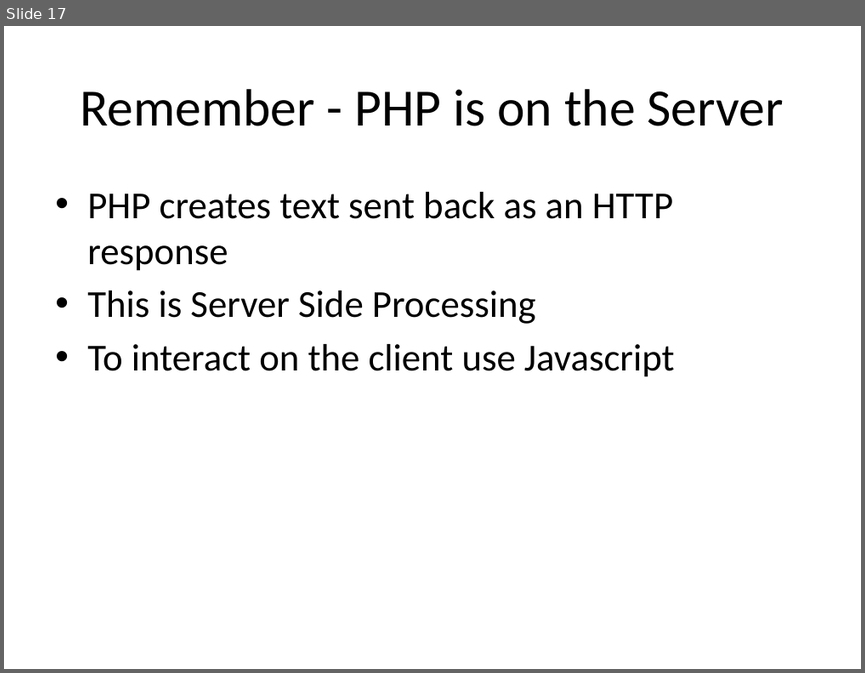
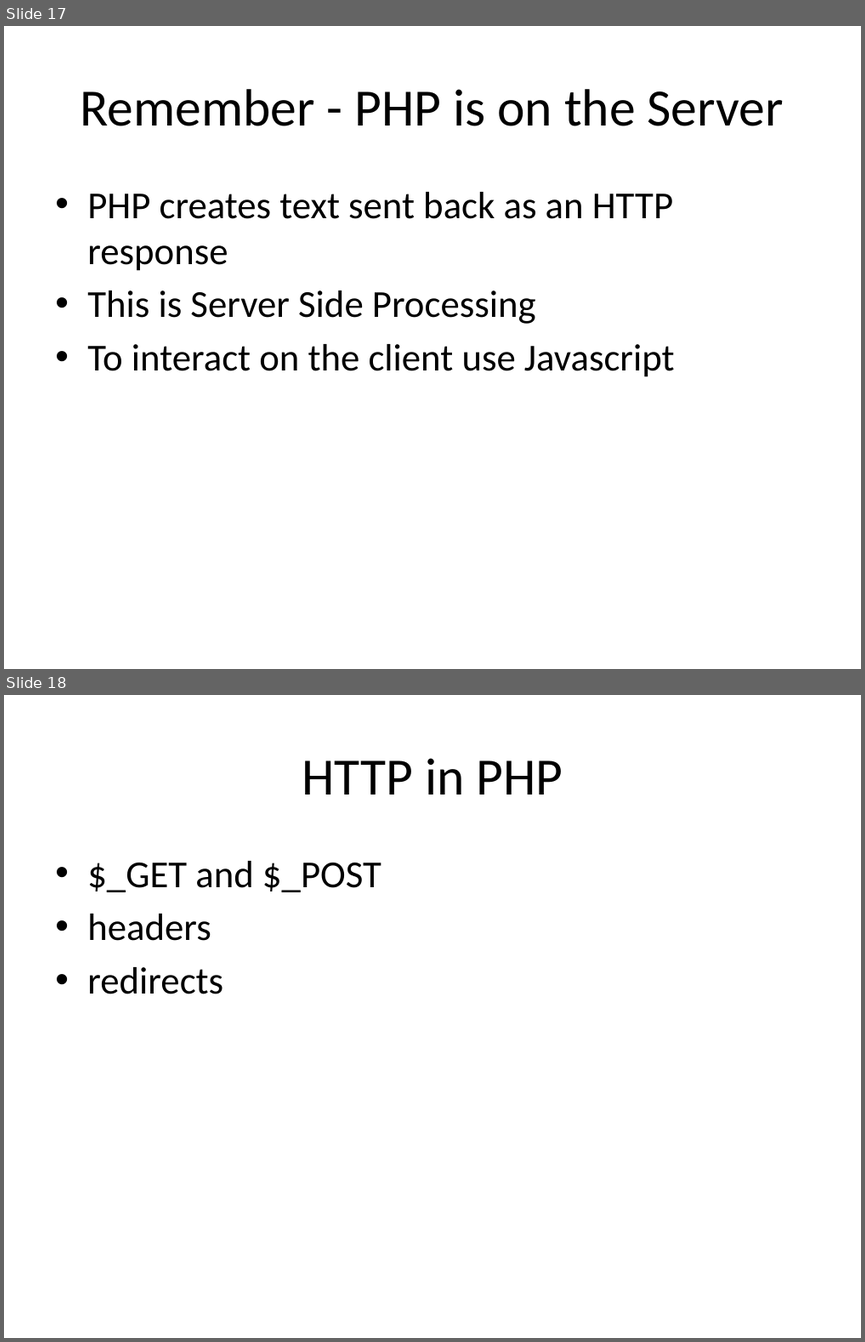
Before and after one commit to PHPEmbark/curriculum, a slide deck: course/2 - The Internet/The Internet.pptx. Shown one above the other, each under a label of ours: slide 17 before the commit, slides 17 and 18 after it. The pictures are 865x673 and 865x1342 pixels, drawn with LibreOffice and Linux fonts; fonts in the diff are those of the drawing. Boxes give left, top, right and bottom in pixels: in the first picture for what was removed or moved away, otherwise in the second. Text is boxed around its words. In the diff, an @@ line names an element or a change of style, - is before the commit and + after.

```diff
--- a/course/2 - The Internet/The Internet.pptx
+++ b/course/2 - The Internet/The Internet.pptx
@@ slide 18 added at [4,695,861,1338], background #FFFFFF @@
@@ title added at [302,758,562,794], 44 pt, text #000000 @@
+HTTP in PHP
@@ text added at [87,861,381,994], 32 pt, text #000000 @@
+• $_GET and $_POST
+• headers
+• redirects
```
Also in this commit, not shown: 1 slide changed, 1 other file.
